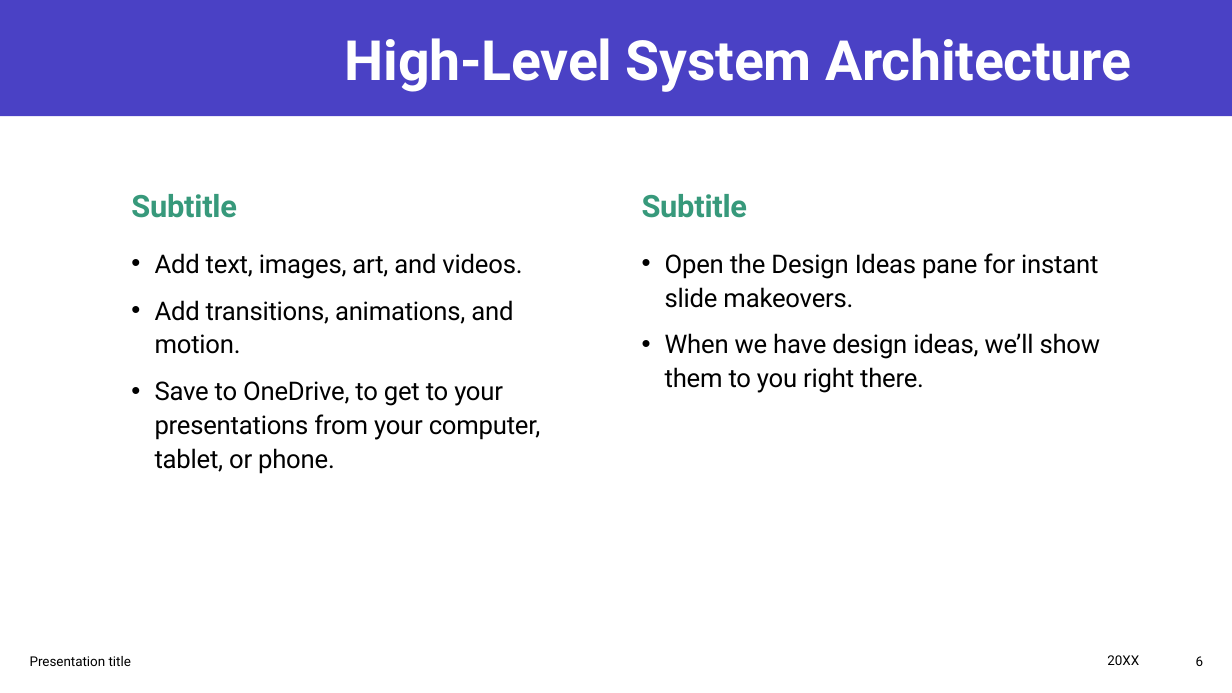
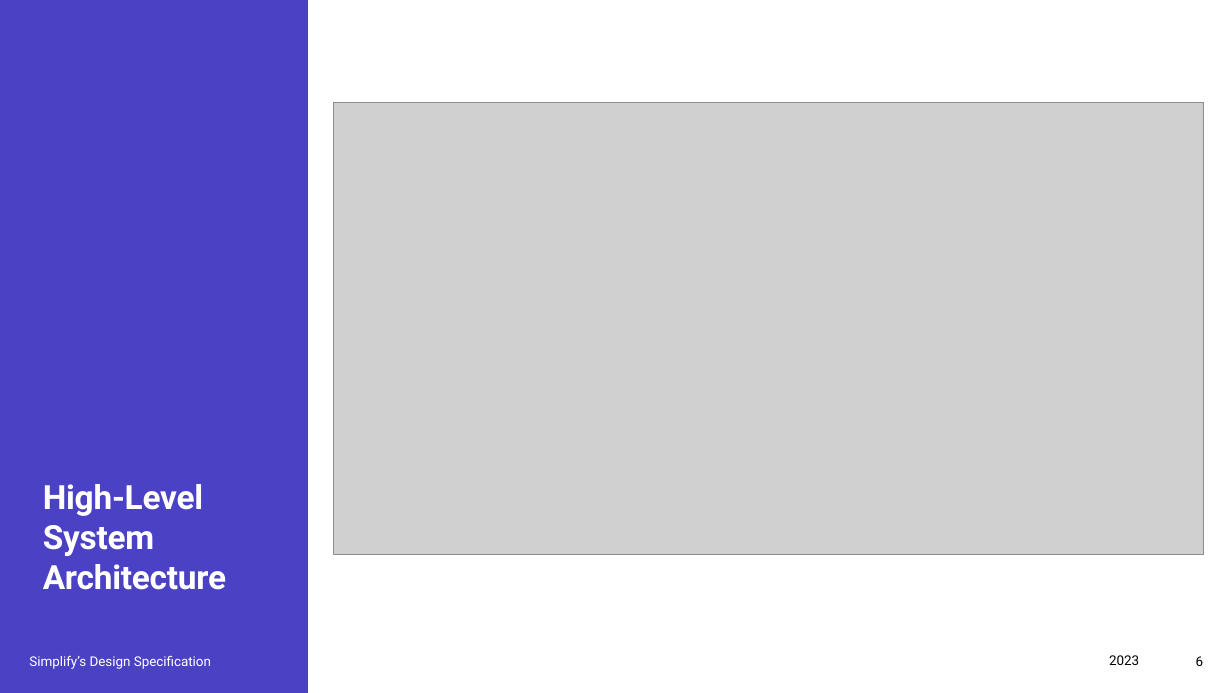
Before and after one commit to praharsh05/ITech-Group, a slide deck: slide 6 of ITech_GP.pptx. Drawn at 1232x693 pixels with LibreOffice and Linux fonts; fonts in the diff are those of the drawing; grey boxes stand for pictures. Boxes give left, top, right and bottom in pixels: in the first picture for what was removed or moved away, otherwise in the second. Text is boxed around its words. In the diff, an @@ line names an element or a change of style, - is before the commit and + after.

Commit message:
System Architecture added

```diff
--- a/ITech_GP.pptx
+++ b/ITech_GP.pptx
@@ rectangle removed at [0, 0, 1232, 116] @@
@@ rectangle added at [0, 0, 308, 693], fill #4A41C5 @@
@@ title "High-Level System Architecture": place and size @@
-title "High-Level System Architecture" at [345, 38, 1131, 92]
+title "High-Level System Architecture" at [43, 484, 226, 590]
@@ title "High-Level System Architecture" at [43, 484, 226, 590]: size 43.2 to 26 pt; alignment right to left; vertical alignment middle to bottom @@
@@ picture added at [334, 103, 1203, 555] @@
@@ text removed at [131, 194, 237, 218] @@
-Subtitle
@@ text removed at [642, 194, 748, 218] @@
-Subtitle
@@ text removed at [155, 253, 541, 474] @@
-• Add text, images, art, and videos.
-• Add transitions, animations, and motion.
-• Save to OneDrive, to get to your presentations from your computer, tablet, or phone.
@@ text removed at [665, 253, 1101, 393] @@
-• Open the Design Ideas pane for instant slide makeovers.
-• When we have design ideas, we’ll show them to you right there.
@@ text at [29, 656, 211, 669]: text changed; text colour #000000 to #FFFFFF @@
-Presentation title
+Simplify’s Design Specification
@@ text at [1109, 655, 1139, 665]: text changed @@
-20XX
+2023
```
